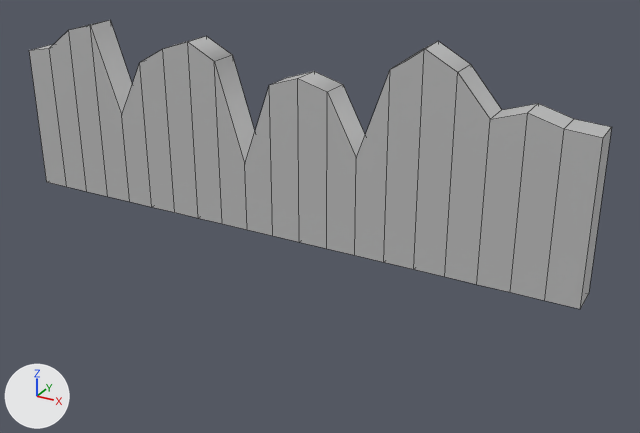
Renders of the FBX model StarCatcherGame/Assets/Landscapes/FBX Land/B_12.fbx from each side of a commit.
The view is the same before and after, from a camera (50 mm lens) standing at (0.281, -0.458, 0.245) and looking at (0.027, 0.005, 0.014). The axes (+X, +Y, +Z) are drawn at lower left. The lights are the same throughout. Mesh edges are drawn as thin lines. Where no turn or scale is listed for an object, it has been applied to the vertices.
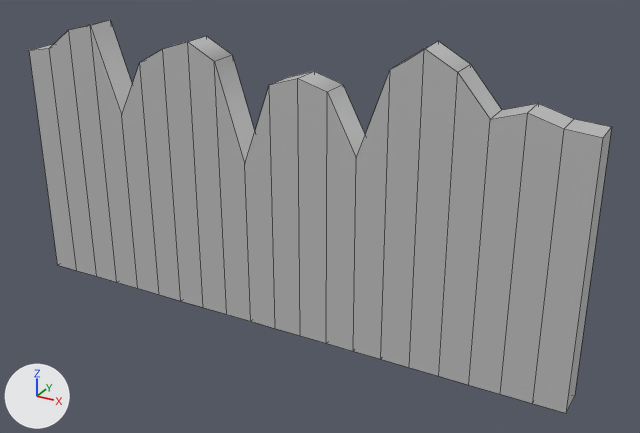
Patch to the scene script:
```diff
--- a/StarCatcherGame/Assets/Landscapes/FBX Land/B_12.fbx.py
+++ b/StarCatcherGame/Assets/Landscapes/FBX Land/B_12.fbx.py
@@ me_mesh @@
 me_mesh.from_pydata(...)  # 84 vertices, 82 faces; spans x -0.2..0.2, y -0.01..0.01, z -0.05..0.085
 # used by ob_pcube1; location = (0.0, 0.0, 0.05)
+# me_mesh part 1: all 42 vertices in x -0.2..0.2, y -0.01..0.01, z -0.05 are moved by (0.0, 0.0, -0.07)
 me_mesh.materials.append(mat_lambert1)
```

Changed parts and their boxes [x1, y1, x2, y2] in the pictures (640 x 433 px; the box of a moved part takes in the faces that stretch with it):
'pCube1', reshaped (36% taller)
    before: [29, 20, 612, 309]
    after: [29, 20, 612, 413]
part 1 of me_mesh, moved or reshaped
    before: [46, 126, 589, 309]
    after: [46, 126, 589, 413]
